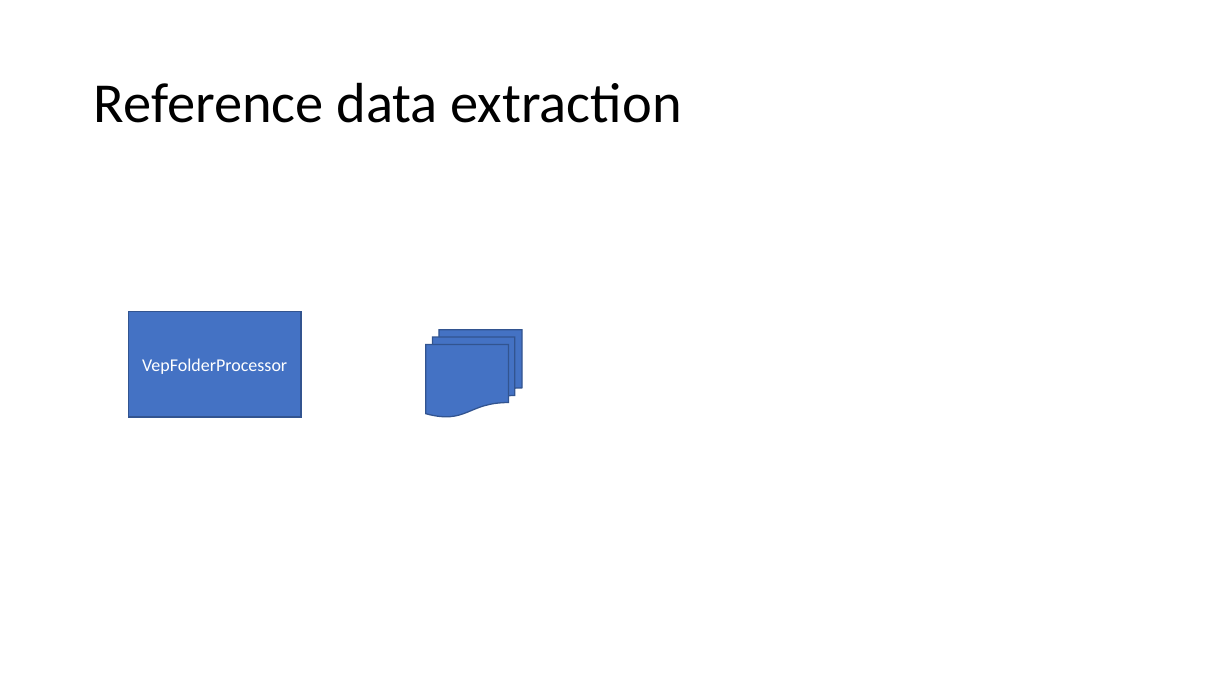
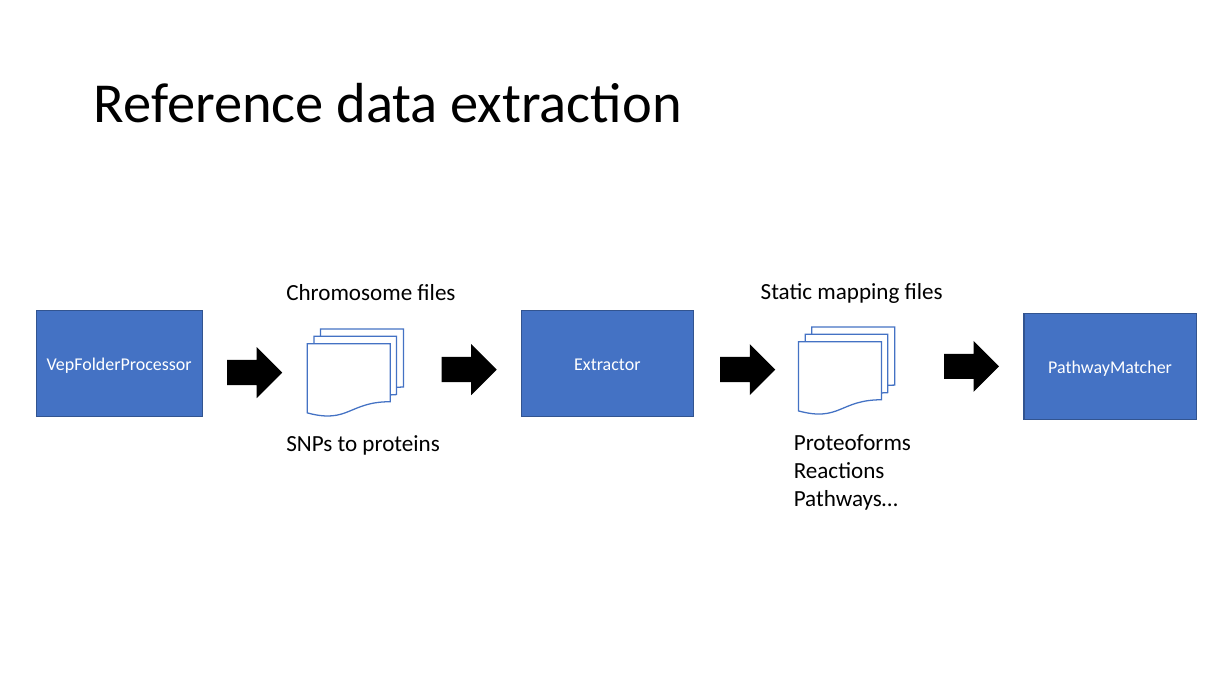
Before and after one commit to PathwayAnalysisPlatform/PathwayMatcher_Dev, a slide deck: slide 7 of docs/figures/Architecture.pptx. Drawn at 1232x693 pixels with LibreOffice and Linux fonts; fonts in the diff are those of the drawing. Boxes give left, top, right and bottom in pixels: in the first picture for what was removed or moved away, otherwise in the second. Text is boxed around its words. In the diff, an @@ line names an element or a change of style, - is before the commit and + after.

Commit message:
Added extractor structure figure

```diff
--- a/docs/figures/Architecture.pptx
+++ b/docs/figures/Architecture.pptx
@@ text added at (286,284,455,300), 18 pt, text #000000 @@
+Chromosome files
@@ text added at (761,283,943,303), 18 pt, text #000000 @@
+Static mapping files
@@ rectangle "VepFolderProcessor": place and size @@
-rectangle "VepFolderProcessor" at (128,311,300,418)
+rectangle "VepFolderProcessor" at (36,311,202,417)
@@ flow chart multidocument: place and size @@
-flow chart multidocument at (426,330,522,417)
+flow chart multidocument at (307,329,403,416)
@@ flow chart multidocument at (307,329,403,416): fill #4472C4 to #FFFFFF; outline #325491 1 pt to #4472C4 1 pt @@
@@ rectangle added at (521,311,693,417), fill #4472C4, outline #325491 1 pt, 14 pt, text #FFFFFF @@
+Extractor
@@ flow chart multidocument added at (799,327,895,414), fill #FFFFFF, outline #4472C4 1 pt @@
@@ rectangle added at (1024,313,1196,420), fill #4472C4, outline #325491 1 pt, 14 pt, text #FFFFFF @@
+PathwayMatcher
@@ right arrow added at (228,348,282,396), fill #000000, outline #000000 1 pt @@
@@ right arrow added at (443,346,496,394), fill #000000, outline #000000 1 pt @@
@@ right arrow added at (721,346,775,394), fill #000000, outline #000000 1 pt @@
@@ right arrow added at (945,343,998,391), fill #000000, outline #000000 1 pt @@
@@ text added at (286,435,439,455), 18 pt, text #000000 @@
+SNPs to proteins
@@ text added at (794,434,911,510), 18 pt, text #000000 @@
+Proteoforms
+Reactions
+Pathways…
```
Also in this commit, not shown: 1 other file.
